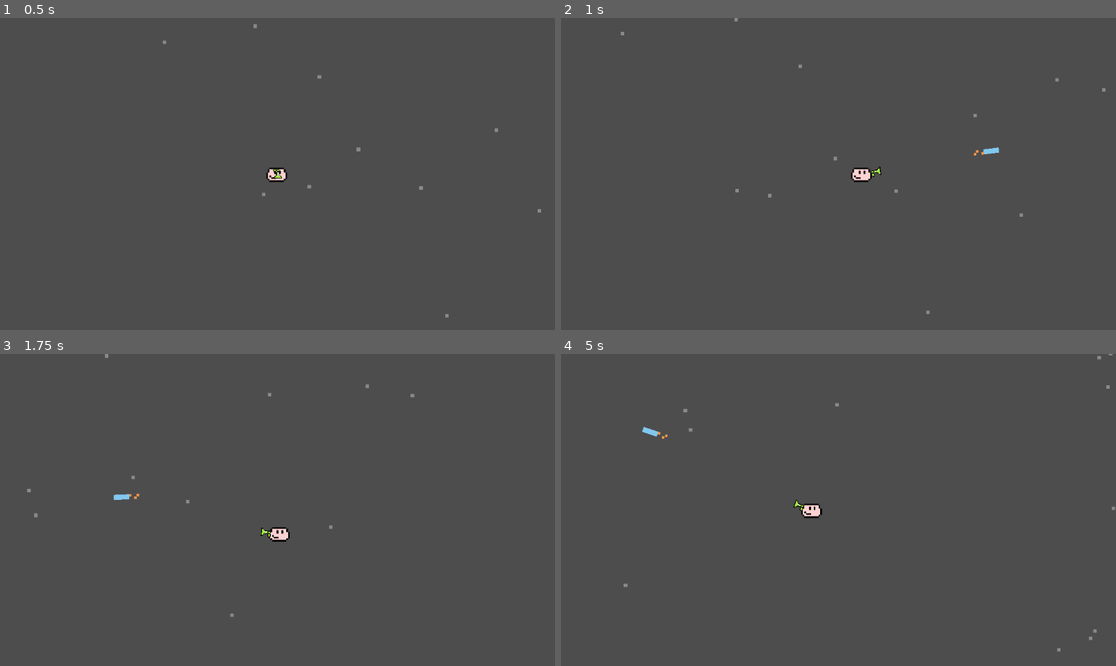
Above: before the commit, frames 1-4 (two rows, left to right).
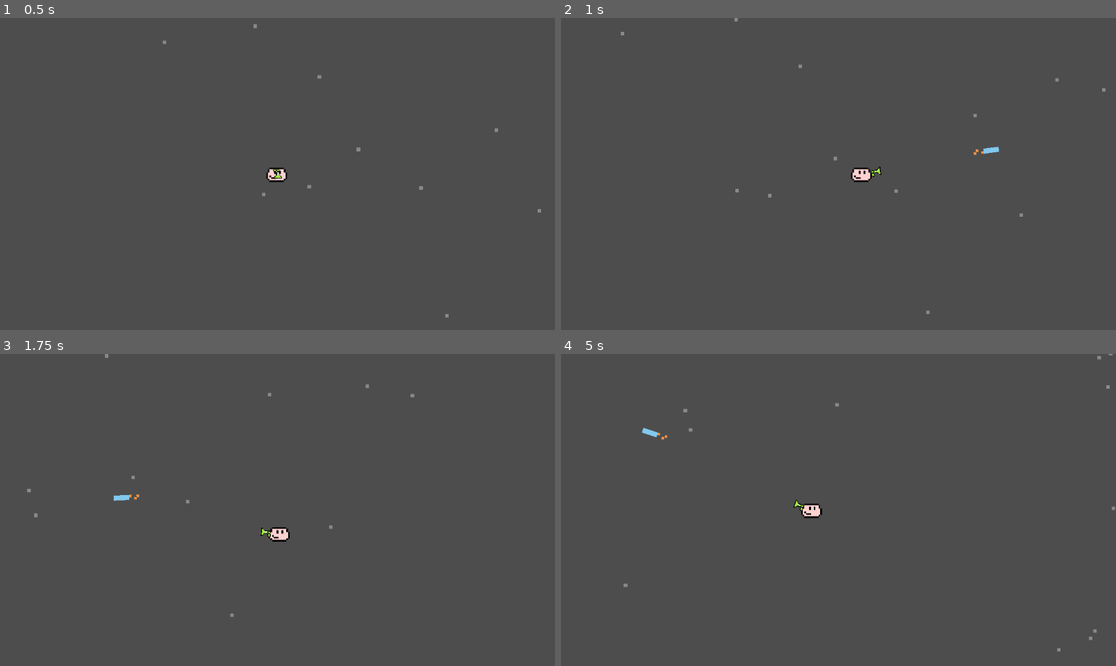
Above: after the commit, the same moments.

Repository: S0nter/azamnoyer
Game: Godot game, scene res://scenes/Main.tscn
Same seed, same stepped clock (60 frames per second), same inputs: the game is played once before the commit and once after it.
Inputs (mouse positions are in pixels of both pictures, inside the frame that each line leads up to):
- Up to frame 1 (0.5 s): no input
- Up to frame 2 (1 s): tap Enter at 0.5 s; move the mouse to (960, 158) at 0.52 s; hold D (right) from 0.53 s (still down); hold Space (shoot) from 0.53 s (still down)
- Up to frame 3 (1.75 s): move the mouse to (166, 525) at 1.27 s; release D (right) at 1.28 s; release Space (shoot) at 1.28 s; hold S (down) from 1.28 s (still down); tap Space (shoot) at 1.35 s
- Up to frame 4 (5 s): move the mouse to (894, 441) at 2.02 s; release S (down) at 2.03 s; hold D (right) 2.03-2.78 s; hold Space (shoot) 2.03-2.78 s; move the mouse to (810, 572) at 2.77 s; hold W (up) 2.78-3.53 s; tap Space (shoot) at 2.85, 4.35 s; move the mouse to (1005, 556) at 3.52 s; hold Space (shoot) 3.53-4.28 s; hold A (left) from 3.53 s (still down); move the mouse to (672, 463) at 4.27 s

Frame 1 is identical in both runs. In frame 2, less than 0.1% of the frame differs, in the area x 74-79%, y 41-45%; in frame 3, less than 0.1%; in frame 4, less than 0.1%, in the area x 14-20%, y 23-28%.

Commit message:
Improve gamepad support

Diff:
--- a/project.godot
+++ b/project.godot
@@ -73,10 +73,32 @@
 ]
 }
 shoot={
-"deadzone": 0.5,
+"deadzone": 0.0,
 "events": [Object(InputEventKey,"resource_local_to_scene":false,"resource_name":"","device":-1,"window_id":0,"alt_pressed":false,"shift_pressed":false,"ctrl_pressed":false,"meta_pressed":false,"pressed":false,"keycode":0,"physical_keycode":32,"key_label":0,"unicode":32,"echo":false,"script":null)
 , Object(InputEventJoypadButton,"resource_local_to_scene":false,"resource_name":"","device":-1,"button_index":0,"pressure":0.0,"pressed":true,"script":null)
 , Object(InputEventMouseButton,"resource_local_to_scene":false,"resource_name":"","device":-1,"window_id":0,"alt_presse …(267 unchanged characters)…
+, Object(InputEventJoypadButton,"resource_local_to_scene":false,"resource_name":"","device":-1,"button_index":9,"pressure":0.0,"pressed":true,"script":null)
+, Object(InputEventJoypadButton,"resource_local_to_scene":false,"resource_name":"","device":-1,"button_index":10,"pressure":0.0,"pressed":true,"script":null)
+]
+}
+aim_up={
+"deadzone": 0.2,
+"events": [Object(InputEventJoypadMotion,"resource_local_to_scene":false,"resource_name":"","device":-1,"axis":3,"axis_value":-1.0,"script":null)
+]
+}
+aim_down={
+"deadzone": 0.2,
+"events": [Object(InputEventJoypadMotion,"resource_local_to_scene":false,"resource_name":"","device":-1,"axis":3,"axis_value":1.0,"script":null)
+]
+}
+aim_left={
+"deadzone": 0.2,
+"events": [Object(InputEventJoypadMotion,"resource_local_to_scene":false,"resource_name":"","device":-1,"axis":2,"axis_value":-1.0,"script":null)
+]
+}
+aim_right={
+"deadzone": 0.2,
+"events": [Object(InputEventJoypadMotion,"resource_local_to_scene":false,"resource_name":"","device":-1,"axis":2,"axis_value":1.0,"script":null)
 ]
 }
 
--- a/scripts/Gun.gd
+++ b/scripts/Gun.gd
@@ -9,6 +9,7 @@
 var Bullet = preload("res://scenes/bullet.tscn")
 
 var aim_point = Vector2()
+var aim_vector = Vector2()
 const offset_of_player = 30
 
 
@@ -20,22 +21,30 @@
 func _process(delta):
 	var mouse = get_global_mouse_position()
 	aim_point = mouse
-
-	if Input.is_action_just_pressed("shoot") and not fun_allowed or \
-		fun_allowed and Input.is_action_pressed("shoot"):
-		shoot()
+	aim_vector = Input.get_vector("aim_left", "aim_right", "aim_up", "aim_down").normalized()  # for gamepad/joystick
 
 	if fun_allowed:
 		global_transform = player.global_transform * Transform2D().translated(Vector2(offset_of_player, offset_of_player).rotated(get_angle_to(mouse)))
 		## disable look_at(...) ##
 		aim_point = global_position 	# uncontrollable in all directions
 		#aim_point = position        	# swirl
+	elif aim_vector != Vector2(0, 0):
+		global_position = player.global_position + aim_vector * offset_of_player
 	elif distance(mouse, player.global_position) <= offset_of_player:
 		global_position = mouse
 		aim_point = player.position
 	else:
 		global_position = player.global_position + (mouse - player.global_position).normalized() * offset_of_player
-	look_at(aim_point)
+	#look_at(aim_point)
+
+	if aim_vector == Vector2(0, 0):
+		look_at(aim_point)
+	else:
+		look_at(global_position + aim_vector)
+
+	if Input.is_action_just_pressed("shoot") and not fun_allowed or \
+		fun_allowed and Input.is_action_pressed("shoot"):
+		shoot()
 
 	if player.global_position.x > global_position.x:
 		flip_v = true
@@ -52,4 +61,4 @@
 	var bullet = Bullet.instantiate()
 	get_tree().get_root().add_child(bullet)
 	bullet.global_transform = end_of_gun.global_transform
-	bullet.look_at(aim_point)
+	bullet.look_at(end_of_gun.global_position + aim_vector)
